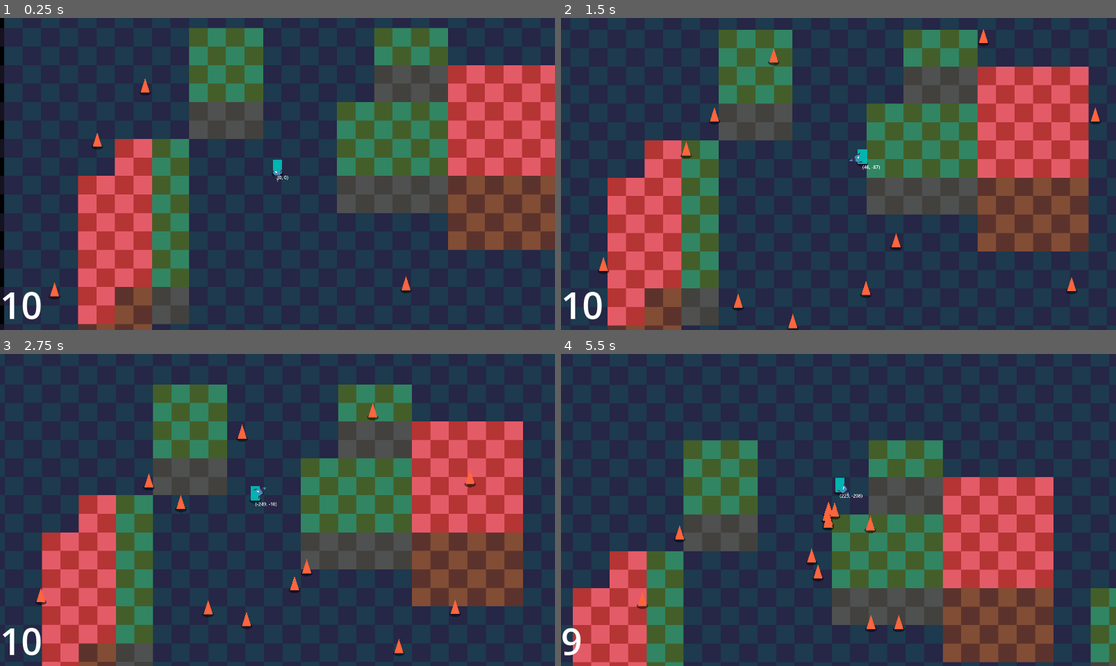
Above: before the commit, frames 1-4 (two rows, left to right).
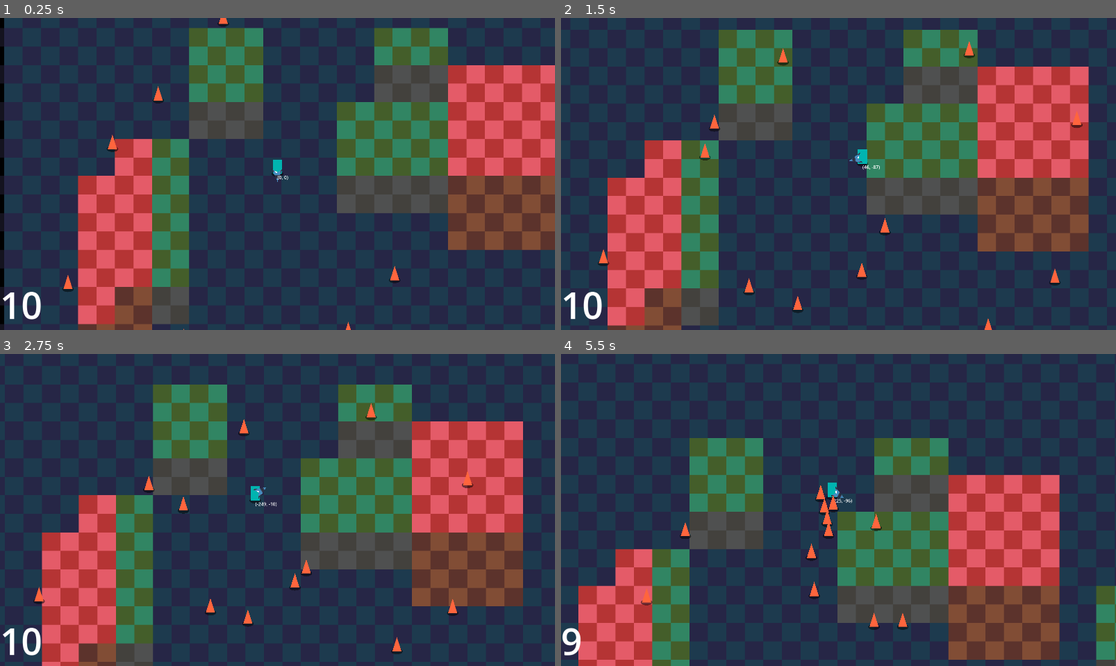
Above: after the commit, the same moments.

Repository: CaptainCronch/godot-wild-jam-94
Game: Godot game, scene res://environment/world.tscn
The game is run twice, just before and just after one commit, with the same random seed, the same clock (stepped at 60 frames per second) and the same inputs. The engine's default icon, where the game draws it, is replaced by a stand-in: a white triangle on a blue panel in a dark square.
Inputs (mouse positions are in pixels of both pictures, inside the frame that each line leads up to):
- Up to frame 1 (0.25 s): no input
- Up to frame 2 (1.5 s): move the mouse to (960, 158) at 0.52 s; hold D (right) from 0.53 s (still down); tap F (f) at 0.6 s; tap W (up) at 0.77, 0.8, 1.07, 1.35 s; move the mouse to (727, 189) at 1.27 s
- Up to frame 3 (2.75 s): tap W (up) at 1.52, 1.82, 2.3 s; tap F (f) at 1.55, 2.1 s; move the mouse to (333, 441) at 2.02 s; release D (right) at 2.03 s; hold A (left) from 2.03 s (still down)
- Up to frame 4 (5.5 s): move the mouse to (810, 572) at 2.77 s; release A (left) at 2.78 s; hold D (right) 2.78-4.28 s; click (810, 572) at 2.85 s; tap W (up) at 3.02, 3.32, 3.77, 3.8, 4.07, 4.52, 4.82, 5.3 s; tap F (f) at 3.05, 4.55, 5.1 s; move the mouse to (1005, 556) at 3.52 s; tap Shift (shift) at 3.6 s; move the mouse to (672, 463) at 4.27 s; hold A (left) 4.28-5.03 s; tap Space (space) at 4.35 s; move the mouse to (866, 510) at 5.02 s; hold D (right) from 5.03 s (still down)

The runs differ from the first frame. In frame 1, 0.5% of the frame differs, in the area x 8-75%, y 0-100%; in frame 2, 1.2%; in frame 3, 0.6%; in frame 4, 15%, in the area x 2-100%, y 26-100%.

Commit message:
shamblers shamble, better shadows, and knockup force

Diff:
--- a/classes/attack.gd
+++ b/classes/attack.gd
@@ -3,6 +3,7 @@
 
 @export var attack_damage := 0
 @export var knockback_force := 0.0
+@export var knockup_force := 0.0
 @export var stun_time := 0.0
 @export var height := 0.0
 @export var offset := 0.0
@@ -21,6 +22,7 @@
 func _init(
 		_dam := attack_damage,
 		_knock := knockback_force,
+		_up := knockup_force,
 		_dir := attack_direction,
 		_stun := stun_time,
 		_height := height,
@@ -29,6 +31,7 @@
 		):
 	attack_damage = _dam
 	knockback_force = _knock
+	knockup_force = _up
 	attack_direction = _dir
 	stun_time = _stun
 	height = _height
--- a/components/health_component.gd
+++ b/components/health_component.gd
@@ -15,6 +15,7 @@
 @export var invincibility_time := 0.0
 @export var height := 0.0
 @export var target: Node2D
+@export var plat_comp: PlatformerComponent
 #@export var entity := true
 
 var health := 0
@@ -36,6 +37,8 @@
 	if target is CharacterBody2D:
 		#target.velocity += global_position.direction_to(attack.attack_position) * attack.knockback_force
 		target.velocity += attack.attack_direction * attack.knockback_force
+		if is_instance_valid(plat_comp):
+			plat_comp.velocity_z += attack.knockup_force
 	if attack.attack_damage <= 0: return
 	var total_attack := attack.attack_damage
 	if total_attack <= 0:
--- a/components/shadow_component.gd
+++ b/components/shadow_component.gd
@@ -5,10 +5,11 @@
 @export var shadow_scale := Vector2(1.0, 0.5)
 @export var resolution := 24
 @export var color := Color(0.0, 0.0, 0.0, 0.5)
-@export var blob: Polygon2D
+@export var blob: RemoteTransform2D
 
 var height := 0.0
 var overlapping_bodies: Array[TileMapLayer] = []
+var shadow: Polygon2D
 
 @onready var area_2d: Area2D = $Area2D
 @onready var collision_shape_2d: CollisionShape2D = $Area2D/CollisionShape2D
@@ -20,12 +21,20 @@
 		#if body is TileMapLayer: overlapping_bodies.append(body)
 	#check_height()
 	#print(height)
+	shadow = Polygon2D.new()
 	blob.position.y = -height
 	reload()
+	Global.shadow_group.add_child(shadow)
+	blob.remote_path = blob.get_path_to(shadow)
 
 
 func _process(_delta: float) -> void:
 	blob.position.y = -height
+
+
+func _notification(which):
+	if which == NOTIFICATION_PREDELETE:
+		shadow.queue_free()
 
 
 #func _physics_process(_delta: float) -> void:
@@ -49,10 +58,10 @@
 
 
 func reload() -> void:
-	blob.polygon = generate_circle_polygon()
+	shadow.polygon = generate_circle_polygon()
 	blob.scale = shadow_scale
 	(collision_shape_2d.shape as CircleShape2D).radius = radius * 0.2
-	blob.modulate = color
+	shadow.modulate = color
 
 
 func check_height() -> void:
--- a/components/shadow_component.tscn
+++ b/components/shadow_component.tscn
@@ -7,9 +7,10 @@
 
 [node name="ShadowComponent" type="Node2D" unique_id=390992070 node_paths=PackedStringArray("blob")]
 script = ExtResource("1_t6cfp")
+color = Color(0, 0, 0, 1)
 blob = NodePath("Blob")
 
-[node name="Blob" type="Polygon2D" parent="." unique_id=882066402]
+[node name="Blob" type="RemoteTransform2D" parent="." unique_id=197998821]
 
 [node name="Area2D" type="Area2D" parent="." unique_id=1987522447]
 collision_layer = 0
--- a/enemies/shambler.gd
+++ b/enemies/shambler.gd
@@ -1,7 +1,23 @@
 extends CharacterBody2D
 class_name Shambler
 
+var step_duration := 0.3
+var pass_duration := 0.7
+
 @export var plat_comp: PlatformerComponent
+
+var step_tween: Tween
+
+
+func _ready() -> void:
+	if is_instance_valid(step_tween): step_tween.kill()
+	step_tween = create_tween().set_ease(Tween.EASE_OUT).set_trans(Tween.TRANS_CUBIC).set_loops(0)
+	step_tween.tween_callback(func (): plat_comp.speed = plat_comp.base_speed)
+	step_tween.tween_interval(step_duration)
+	step_tween.tween_callback(func (): plat_comp.speed = 0.0)
+	step_tween.tween_interval(pass_duration)
+	#step_tween.tween_property(plat_comp, "speed", plat_comp.base_speed, STEP_DURATION)
+	#step_tween.tween_property(plat_comp, "speed", 0.0, PASS_DURATION)
 
 
 func _process(_delta: float) -> void:
--- a/enemies/shambler.tscn
+++ b/enemies/shambler.tscn
@@ -30,23 +30,25 @@
 
 [node name="Shambler" type="CharacterBody2D" unique_id=1956631853 node_paths=PackedStringArray("plat_comp")]
 collision_layer = 32
-collision_mask = 15
+collision_mask = 47
 floor_constant_speed = true
 floor_block_on_wall = false
 script = ExtResource("1_0q4ty")
 plat_comp = NodePath("PlatformerComponent")
 
 [node name="PlatformerComponent" parent="." unique_id=1750379246 node_paths=PackedStringArray("target", "world_area", "puppet", "health_comp", "hurtbox") instance=ExtResource("2_2n88m")]
-base_speed = 10000.0
+base_speed = 30000.0
+base_acceleration = 20.0
 target = NodePath("..")
 world_area = NodePath("../WorldArea")
 puppet = NodePath("../Puppet")
 health_comp = NodePath("../HealthComponent")
 hurtbox = NodePath("../HurtboxComponent")
 
-[node name="HealthComponent" parent="." unique_id=1738076217 node_paths=PackedStringArray("target") instance=ExtResource("3_s3b2c")]
+[node name="HealthComponent" parent="." unique_id=1738076217 node_paths=PackedStringArray("target", "plat_comp") instance=ExtResource("3_s3b2c")]
 max_health = 10
 target = NodePath("..")
+plat_comp = NodePath("../PlatformerComponent")
 
 [node name="HitboxComponent" parent="." unique_id=112265376 node_paths=PackedStringArray("health_comp") instance=ExtResource("4_pfo6o")]
 collision_layer = 32
--- /dev/null
+++ b/environment/shadow_group.gd
@@ -0,0 +1,5 @@
+extends CanvasGroup
+
+
+func _ready() -> void:
+	Global.shadow_group = self
--- a/environment/world.tscn
+++ b/environment/world.tscn
@@ -1,6 +1,7 @@
 [gd_scene format=4 uid="uid://swljqqnwfrxn"]
 
 [ext_resource type="PackedScene" uid="uid://b5xlsf5uxkrib" path="res://player/player.tscn" id="1_01qa0"]
+[ext_resource type="Script" uid="uid://de2mjund0shjy" path="res://environment/shadow_group.gd" id="1_na063"]
 [ext_resource type="TileSet" uid="uid://dhw8cefhvd5hg" path="res://environment/tiles/test_tiles.tres" id="1_wpdqg"]
 [ext_resource type="Script" uid="uid://dhy4iqkwgl0af" path="res://environment/tiles/tile_layer.gd" id="2_sf4n2"]
 [ext_resource type="Script" uid="uid://l3gkn072nhu5" path="res://ui/ui.gd" id="3_wpdqf"]
@@ -11,6 +12,10 @@
 
 [node name="World" type="Node2D" unique_id=1108271376]
 y_sort_enabled = true
+
+[node name="ShadowGroup" type="CanvasGroup" parent="." unique_id=1013506578]
+self_modulate = Color(1, 1, 1, 0.5)
+script = ExtResource("1_na063")
 
 [node name="Floor1" type="TileMapLayer" parent="." unique_id=525896572]
 z_index = -1
--- a/global.gd
+++ b/global.gd
@@ -4,6 +4,7 @@
 
 var tilemaps: Array[TileMapLayer]
 var player: Player
+var shadow_group: CanvasGroup
 
 
 func _process(_delta: float) -> void:
--- a/player/player.tscn
+++ b/player/player.tscn
@@ -18,7 +18,8 @@
 
 [sub_resource type="Resource" id="Resource_kb6p2"]
 script = ExtResource("6_yllr7")
-knockback_force = 3000.0
+knockback_force = 2000.0
+knockup_force = -5.0
 stun_time = 0.4
 size = 254.0
 metadata/_custom_type_script = "uid://crg4f1ccw336i"
@@ -54,10 +55,11 @@
 health_comp = NodePath("../HealthComponent")
 hurtbox = NodePath("../HurtboxComponent")
 
-[node name="HealthComponent" parent="." unique_id=1738076217 node_paths=PackedStringArray("target") instance=ExtResource("3_hg6s5")]
+[node name="HealthComponent" parent="." unique_id=1738076217 node_paths=PackedStringArray("target", "plat_comp") instance=ExtResource("3_hg6s5")]
 max_health = 10
 invincibility_time = 0.5
 target = NodePath("..")
+plat_comp = NodePath("../PlatformerComponent")
 
 [node name="HitboxComponent" parent="." unique_id=112265376 node_paths=PackedStringArray("health_comp") instance=ExtResource("4_8t03j")]
 collision_layer = 16
--- a/player/weapons/revolver_bullet.tscn
+++ b/player/weapons/revolver_bullet.tscn
@@ -15,6 +15,7 @@
 script = ExtResource("2_q0wpf")
 attack_damage = 5
 knockback_force = 700.0
+knockup_force = -3.0
 stun_time = 0.1
 size = 128.0
 metadata/_custom_type_script = "uid://crg4f1ccw336i"
Not shown, added: environment/shadow_group.gd.uid
